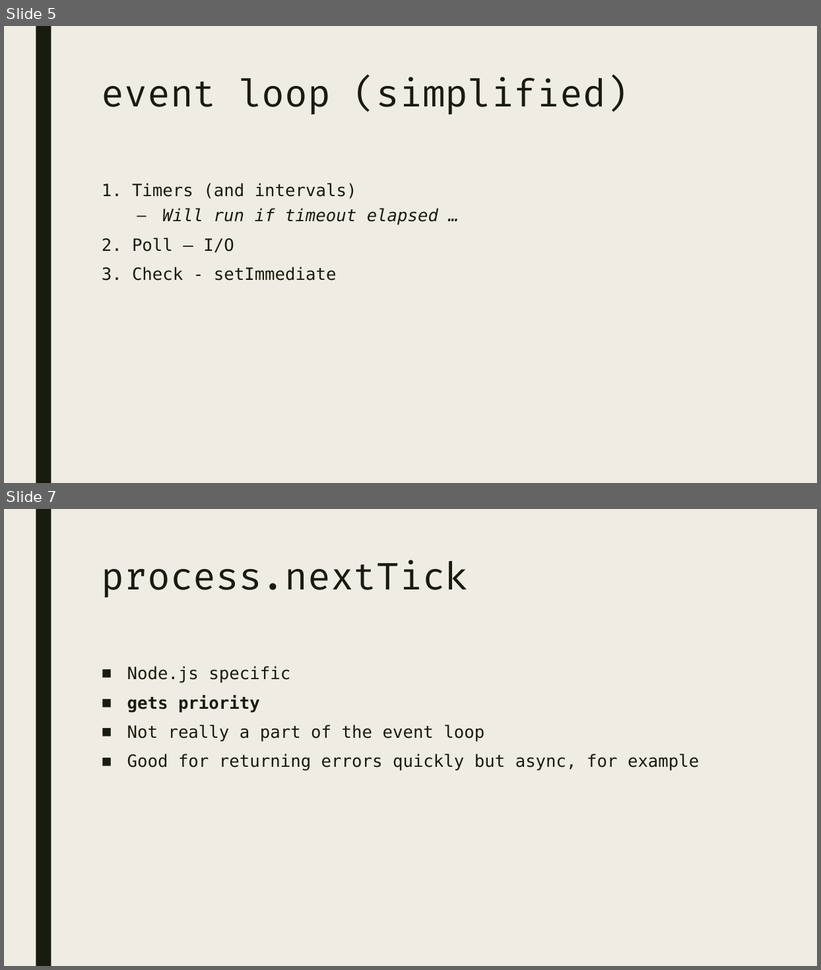
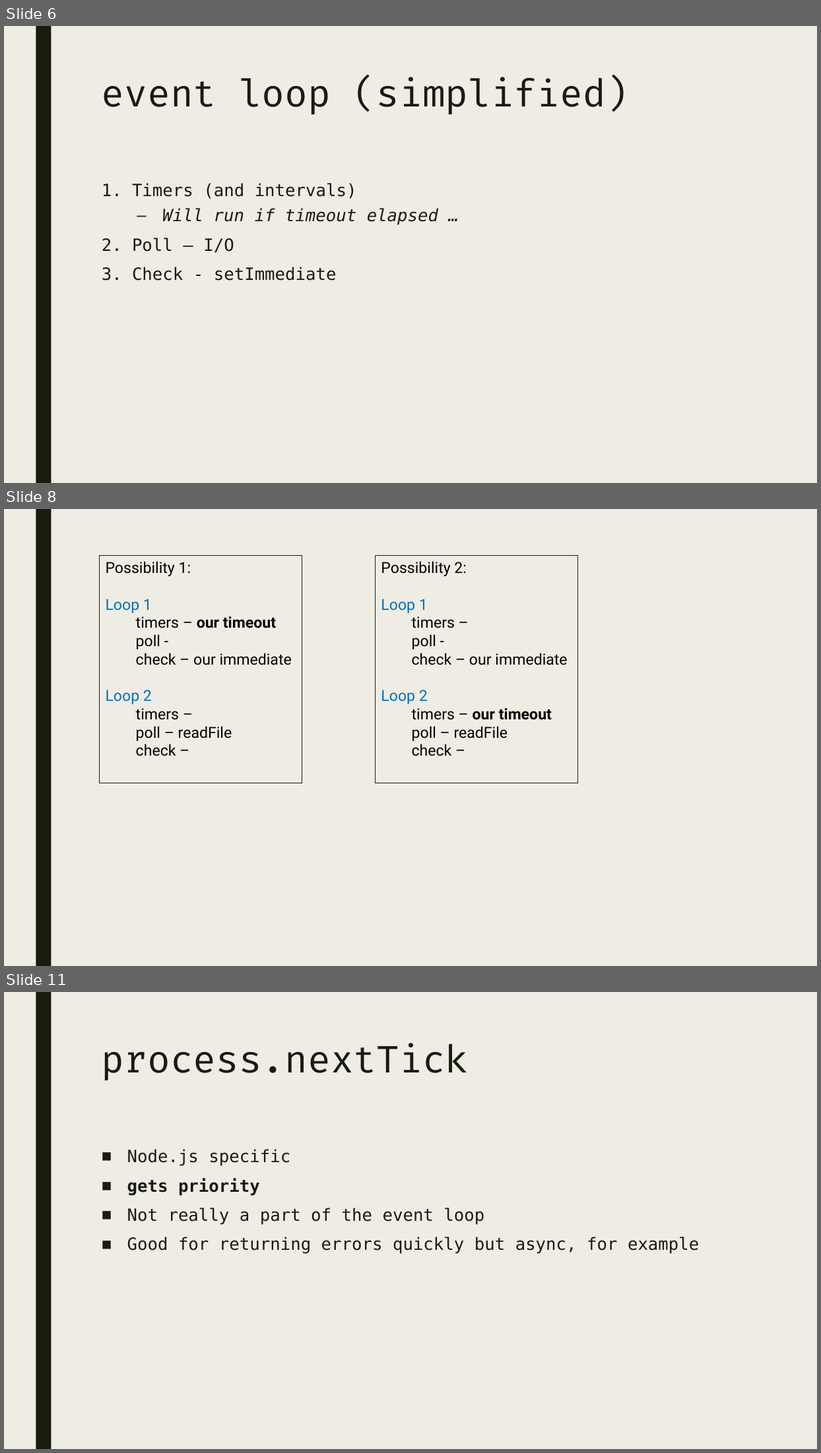
Before and after one commit to nabriski/lectures, a slide deck: event-loop/prez.pptx. Shown one above the other, each under a label of ours: slides 5 and 7 before the commit, slides 6, 8 and 11 after it; the slides between them are not shown. The pictures are 821x970 and 821x1453 pixels, drawn with LibreOffice and Linux fonts; fonts in the diff are those of the drawing. Boxes give left, top, right and bottom in pixels: in the first picture for what was removed or moved away, otherwise in the second. Text is boxed around its words. In the diff, an @@ line names an element or a change of style, - is before the commit and + after.

```diff
--- a/event-loop/prez.pptx
+++ b/event-loop/prez.pptx
@@ slide 8 added at [4,509,817,966], background #EFEDE3; not listed: 1 template element that a slide beside it also shows @@
@@ rectangle added at [99,555,302,784], outline #191B0E 0.75 pt, 18 pt, text #000000 @@
+Possibility 1:
+Loop 1
+timers – our timeout
+poll -
+check – our immediate
+Loop 2
+timers –
+poll – readFile
+check –
@@ rectangle added at [376,555,578,784], outline #191B0E 0.75 pt, 18 pt, text #000000 @@
+Possibility 2:
+Loop 1
+timers –
+poll -
+check – our immediate
+Loop 2
+timers – our timeout
+poll – readFile
+check –
@@ what was slide 5 is now slide 6 @@
@@ what was slide 7 is now slide 11 @@
```
Also in this commit, not shown: 3 slides changed, 6 other slides added, 3 other files.
